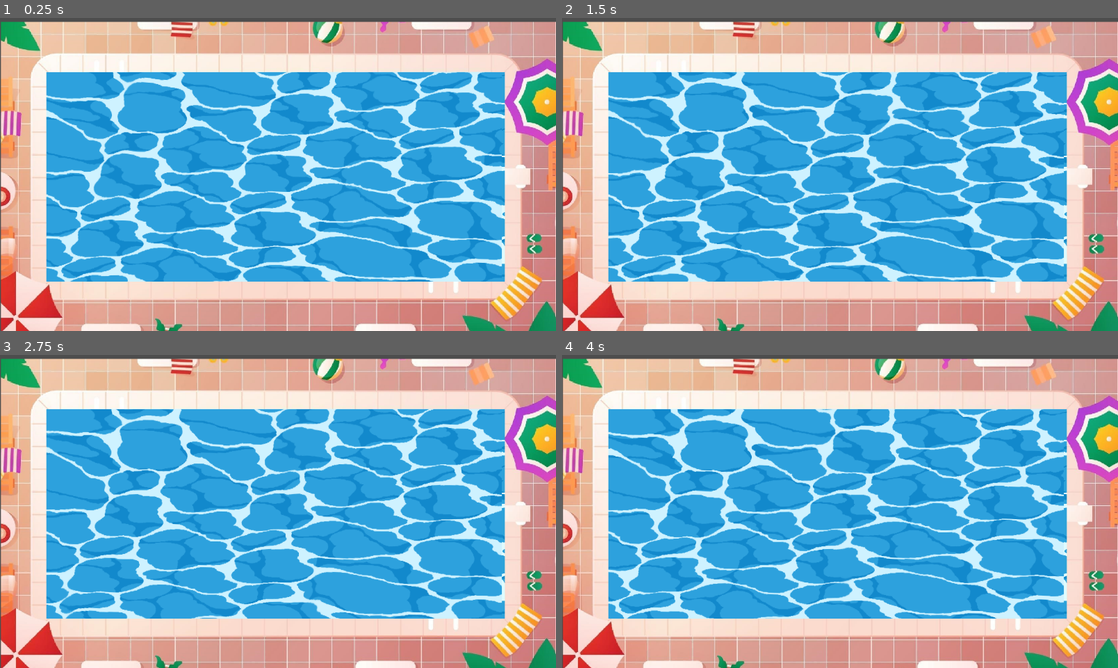
Above: before the commit, frames 1-4 (two rows, left to right).
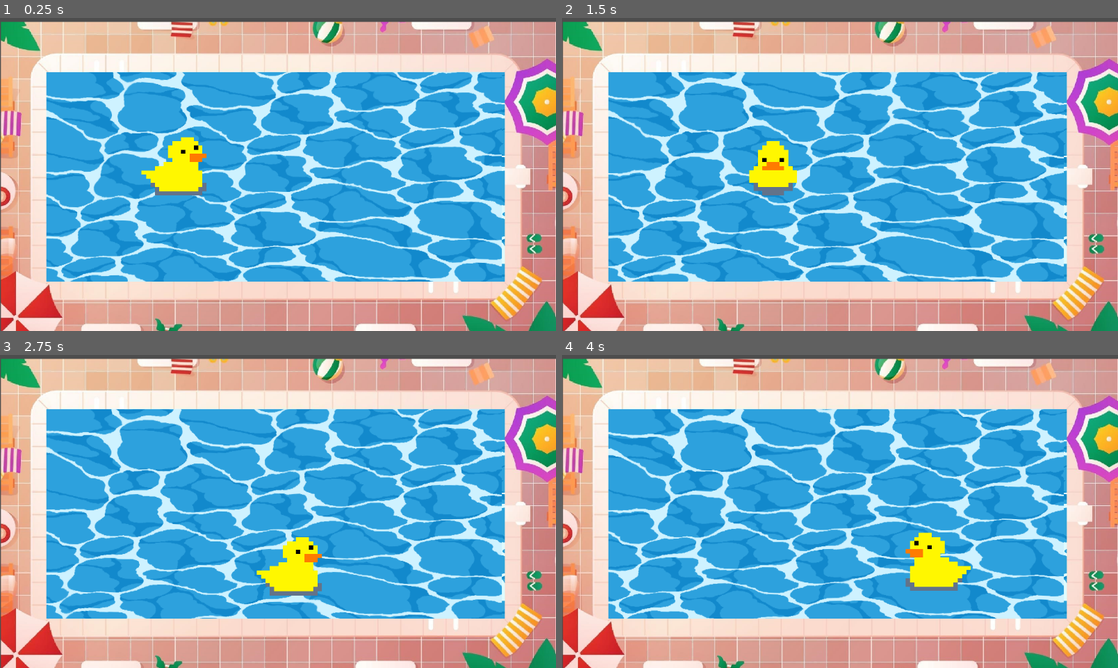
Above: after the commit, the same moments.

Repository: Woktopus/bubble
Game: Godot game, scene res://scenes/main/main.tscn
Two runs of this game, one before a commit and one after it. Both use one fixed random seed, a clock stepped at 60 frames per second and the inputs below.
Inputs:
- Up to frame 1 (0.25 s): no input
- Up to frame 2 (1.5 s): hold D (player1_right) 0.53-1.28 s; hold S (player1_down) from 1.28 s (still down)
- Up to frame 3 (2.75 s): release S (player1_down) at 2.03 s; hold D (player1_right) from 2.03 s (still down)
- Up to frame 4 (4 s): release D (player1_right) at 2.78 s; hold Z (player1_up) 2.78-3.53 s; hold Q (player1_left) from 3.53 s (still down)

The runs differ from the first frame. In frame 1, 1.4% of the frame differs, in the area x 25-38%, y 38-57%; in frame 2, 1.1%; in frame 3, 1.4%, in the area x 46-58%, y 58-77%; in frame 4, 1.4%.

Commit message:
init kwak in pool

Diff:
--- a/scenes/boat/boat.tscn
+++ b/scenes/boat/boat.tscn
@@ -4,19 +4,17 @@
 [ext_resource type="SpriteFrames" uid="uid://cd7jff1ed1ski" path="res://assets/canard/sprite_frame_canard.tres" id="2_src47"]
 
 [sub_resource type="RectangleShape2D" id="RectangleShape2D_md555"]
-size = Vector2(193, 166)
+size = Vector2(144, 146)
 
 [node name="Boat" type="CharacterBody2D"]
 script = ExtResource("1_nwkhy")
 
 [node name="sprite_animation" type="AnimatedSprite2D" parent="."]
-scale = Vector2(12, 11.454)
+scale = Vector2(9, 8.59)
 sprite_frames = ExtResource("2_src47")
 animation = &"left_up"
 metadata/_edit_lock_ = true
 
 [node name="CollisionShape2D" type="CollisionShape2D" parent="."]
-visible = false
-position = Vector2(0.5, 2)
+position = Vector2(1, 1)
 shape = SubResource("RectangleShape2D_md555")
-metadata/_edit_lock_ = true
--- a/scenes/main/main.tscn
+++ b/scenes/main/main.tscn
@@ -1,8 +1,9 @@
-[gd_scene load_steps=11 format=3 uid="uid://bmau1vr8akkpp"]
+[gd_scene load_steps=12 format=3 uid="uid://bmau1vr8akkpp"]
 
 [ext_resource type="Texture2D" uid="uid://c6kqboj4yhlom" path="res://scenes/main/Screenshot-2021-12-28-122056.png" id="1_hynuu"]
 [ext_resource type="Shader" path="res://water.gdshader" id="1_tfryt"]
 [ext_resource type="Texture2D" uid="uid://b55q0eiqwsa6l" path="res://summer-swimming-pool-top-view-background-free-vector.png" id="3_85fe7"]
+[ext_resource type="PackedScene" uid="uid://cd4gfi7gil2ix" path="res://scenes/boat/boat.tscn" id="4_irmve"]
 
 [sub_resource type="FastNoiseLite" id="FastNoiseLite_drb20"]
 noise_type = 0
@@ -67,3 +68,6 @@
 [node name="CollisionShape2D4" type="CollisionShape2D" parent="StaticBody2D"]
 position = Vector2(1097.25, 329)
 shape = SubResource("RectangleShape2D_twcly")
+
+[node name="Boat" parent="." instance=ExtResource("4_irmve")]
+position = Vector2(361, 307)
